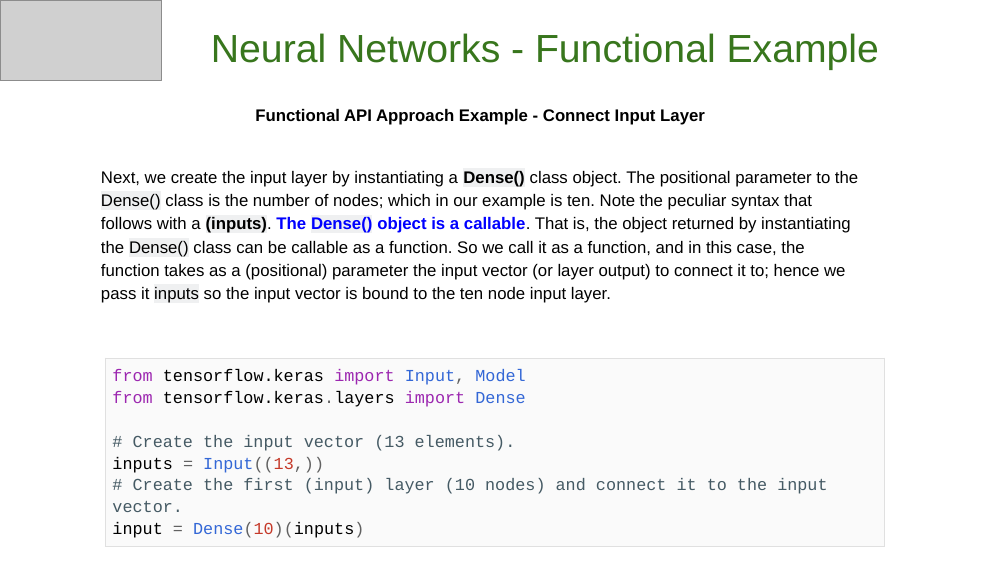
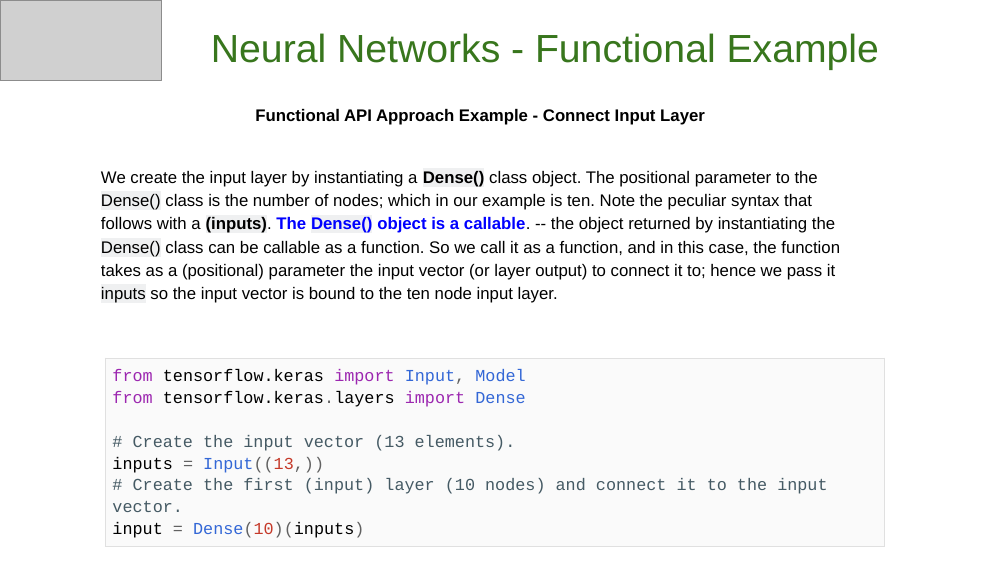
Before and after one commit to GoogleCloudPlatform/keras-idiomatic-programmer, a slide deck: slide 21 of workshops/Neural_Networks/The Idiomatic Programmer - Learning Keras - Workshop - Neural Networks.pptx. Drawn at 1008x567 pixels with LibreOffice and Linux fonts; fonts in the diff are those of the drawing; grey boxes stand for pictures. Boxes give left, top, right and bottom in pixels: in the first picture for what was removed or moved away, otherwise in the second. Text is boxed around its words. In the diff, an @@ line names an element or a change of style, - is before the commit and + after.

```diff
--- a/workshops/Neural_Networks/The Idiomatic Programmer - Learning Keras - Workshop - Neural Networks.pptx
+++ b/workshops/Neural_Networks/The Idiomatic Programmer - Learning Keras - Workshop - Neural Networks.pptx
@@ text at <box>101,171,840,303</box>: text changed @@
-Next, we create the input layer by instantiating a Dense() class object. The positional parameter to the Dense() class is the number of nodes; which in our example is ten. Note the peculiar syntax that follows with a (inputs). The Dense() object is a callable. That is, the object returned by instantiating the Dense() class can be callable as a function. So we call it as a function, and in this case, the function takes as a (positional) parameter the input vector (or layer output) to connect it to; hence we pass it inputs so the input vector is bound to the ten node input layer.
+We create the input layer by instantiating a Dense() class object. The positional parameter to the Dense() class is the number of nodes; which in our example is ten. Note the peculiar syntax that follows with a (inputs). The Dense() object is a callable. -- the object returned by instantiating the Dense() class can be callable as a function. So we call it as a function, and in this case, the function takes as a (positional) parameter the input vector (or layer output) to connect it to; hence we pass it inputs so the input vector is bound to the ten node input layer.
```
Also in this commit, not shown: 22 other slides changed, 2 other files.
